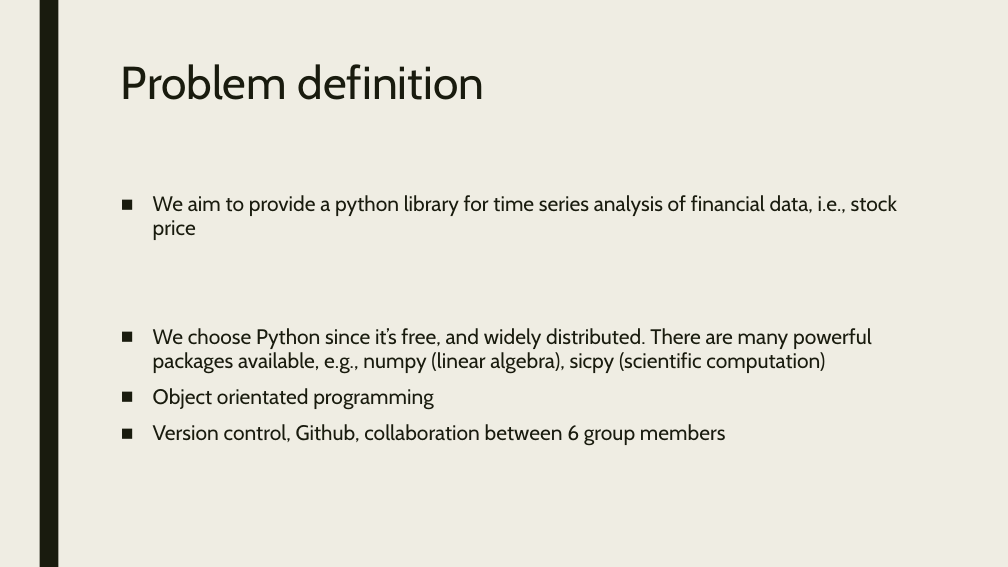
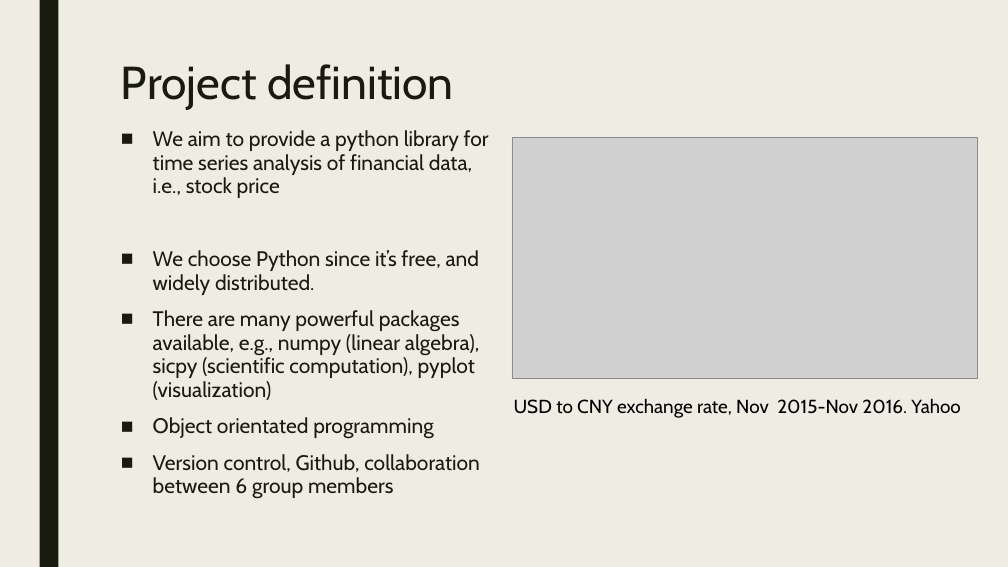
Before and after one commit to APC524/tsap, a slide deck: slide 2 of doc/presentation/pre.pptx. Drawn at 1008x567 pixels with LibreOffice and Linux fonts; fonts in the diff are those of the drawing; grey boxes stand for pictures. Boxes give left, top, right and bottom in pixels: in the first picture for what was removed or moved away, otherwise in the second. Text is boxed around its words. In the diff, an @@ line names an element or a change of style, - is before the commit and + after.

```diff
--- a/doc/presentation/pre.pptx
+++ b/doc/presentation/pre.pptx
@@ title at bbox=[121, 64, 454, 110]: text changed @@
-Problem definition
+Project definition
@@ text "We aim to provide a ...": place and size @@
-text "We aim to provide a ..." at bbox=[153, 195, 897, 446]
+text "We aim to provide a ..." at bbox=[153, 130, 489, 499]
@@ picture added at bbox=[512, 137, 977, 378] @@
@@ text at bbox=[153, 250, 480, 400]: text changed @@
-■ We choose Python since it’s free, and widely distributed. There are many powerful packages available, e.g., numpy (linear algebra), sicpy (scientific computation)
+■ We choose Python since it’s free, and widely distributed.
+■ There are many powerful packages available, e.g., numpy (linear algebra), sicpy (scientific computation), pyplot (visualization)
@@ text added at bbox=[514, 398, 961, 418], 18 pt, text #000000 @@
+USD to CNY exchange rate, Nov 2015-Nov 2016. Yahoo
```
Also in this commit, not shown: 6 other slides changed, 1 slide added, 3 slides removed, 6 other files.
